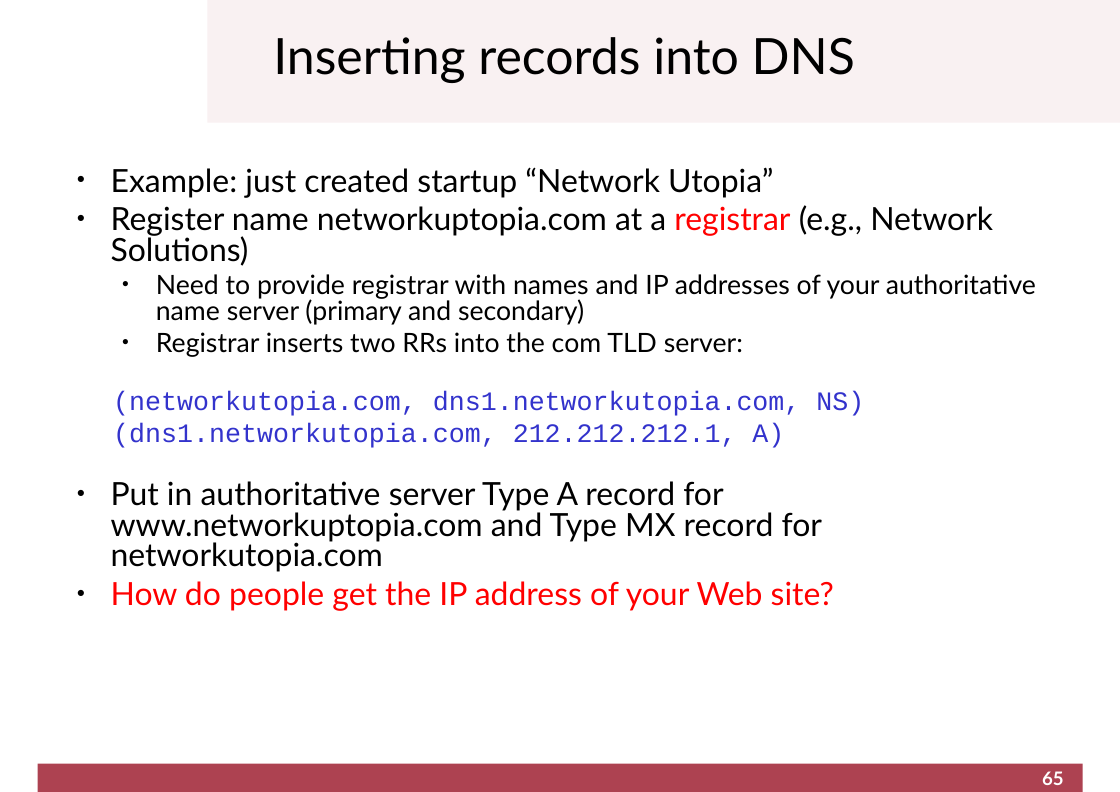
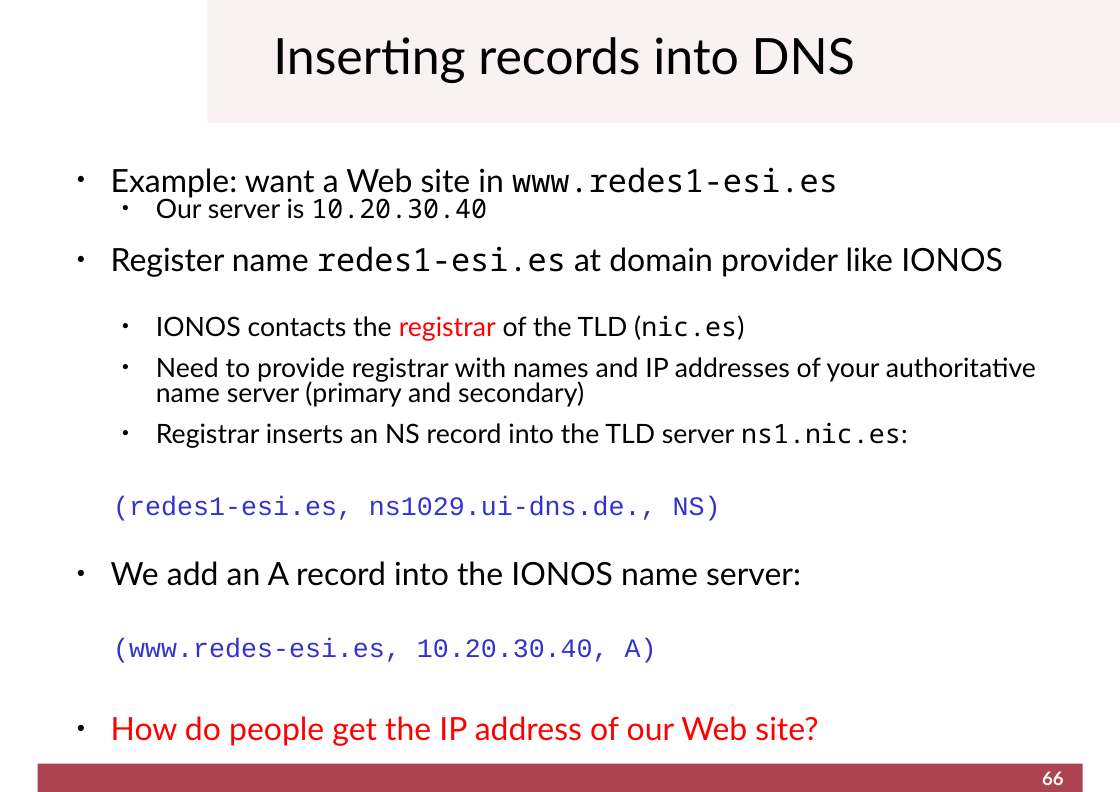
Before and after one commit to cletomartin/redes1, a slide deck: slide 66 of slides/application.odp (slide 65 before the commit). Drawn at 1120x792 pixels with LibreOffice and Linux fonts; fonts in the diff are those of the drawing; background and template pictures are left out. Boxes give left, top, right and bottom in pixels: in the first picture for what was removed or moved away, otherwise in the second. Text is boxed around its words. In the diff, an @@ line names an element or a change of style, - is before the commit and + after.

```diff
--- a/slides/application.odp
+++ b/slides/application.odp
@@ text at box(111, 167, 1003, 341): text changed @@
-● Example: just created startup “Network Utopia”
-● Register name networkuptopia.com at a registrar (e.g., Network Solutions)
+● Example: want a Web site in www.redes1-esi.es
+  ● Our server is 10.20.30.40
+● Register name redes1-esi.es at domain provider like IONOS
+  ● IONOS contacts the registrar of the TLD (nic.es)
@@ text at box(156, 357, 1036, 407): more space between paragraphs @@
@@ text at box(111, 423, 908, 746): text changed; size 24 to 20 pt @@
-  ● Registrar inserts two RRs into the com TLD server:
-(networkutopia.com, dns1.networkutopia.com, NS)
-(dns1.networkutopia.com, 212.212.212.1, A)
-● Put in authoritative server Type A record for www.networkuptopia.com and Type MX record for networkutopia.com
-● How do people get the IP address of your Web site?
+  ● Registrar inserts an NS record into the TLD server ns1.nic.es:
+(redes1-esi.es, ns1029.ui-dns.de., NS)
+● We add an A record into the IONOS name server:
+(www.redes-esi.es, 10.20.30.40, A)
+● How do people get the IP address of our Web site?
@@ page number at box(1042, 771, 1064, 785): text changed @@
-65
+66
```
Also in this commit, not shown: 9 other slides changed, 1 slide added, 1 other file.
